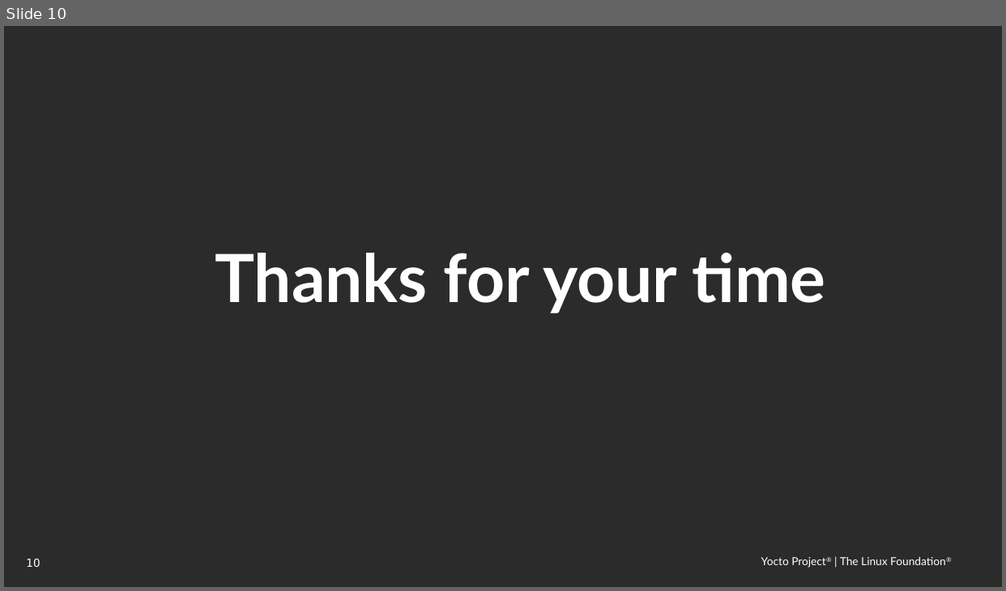
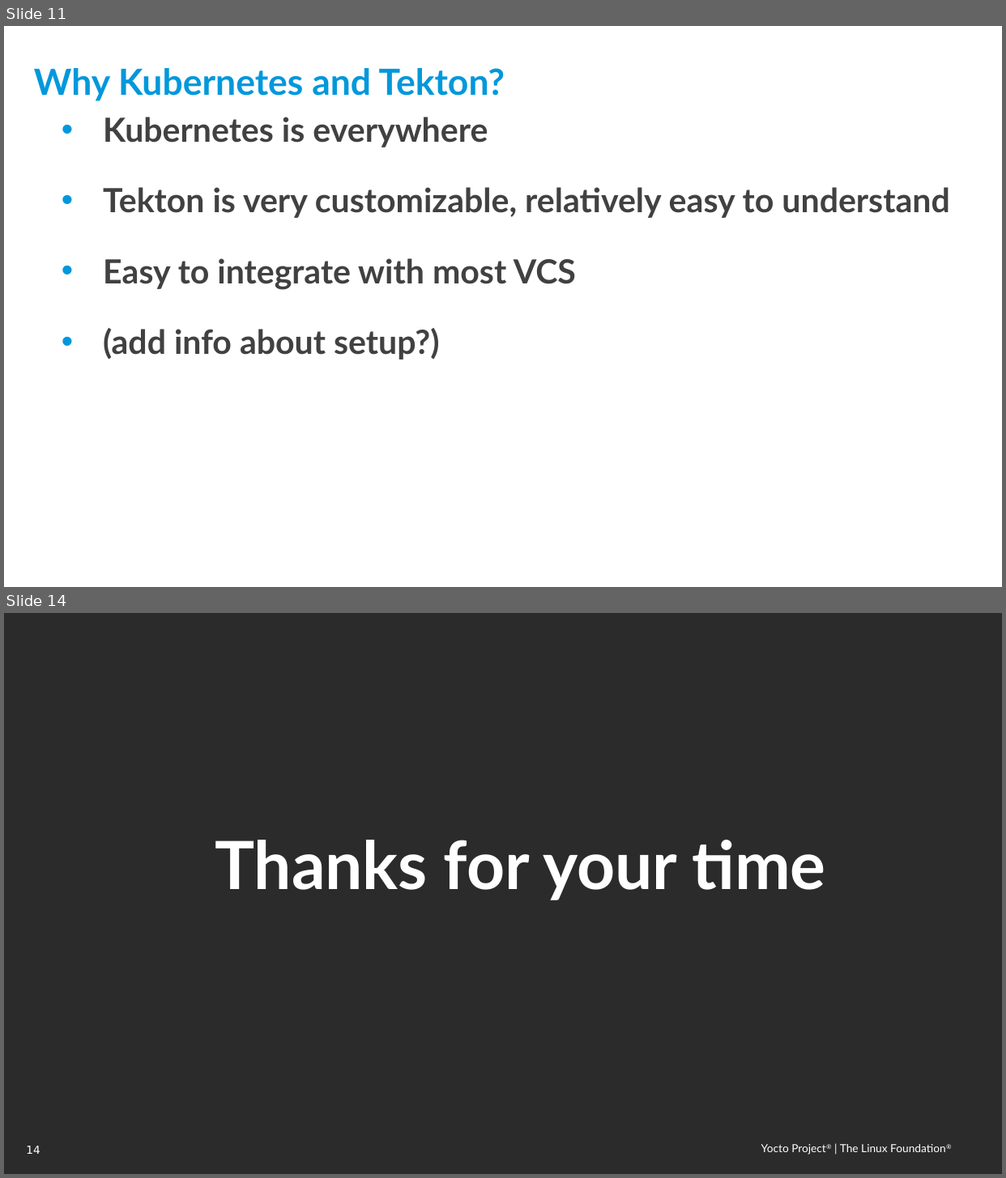
Before and after one commit to threexc/yocto-tekton, a slide deck: yddtalk/YP_DevDay_k8s_tekton.odp. Shown one above the other, each under a label of ours: slide 10 before the commit, slides 11 and 14 after it; the slides between them are not shown. The pictures are 1006x591 and 1006x1178 pixels, drawn with LibreOffice and Linux fonts; fonts in the diff are those of the drawing; background and template pictures are left out; a plain dark background stands for a picture behind light text. Boxes give left, top, right and bottom in pixels: in the first picture for what was removed or moved away, otherwise in the second. Text is boxed around its words. In the diff, an @@ line names an element or a change of style, - is before the commit and + after.

```diff
--- a/yddtalk/YP_DevDay_k8s_tekton.odp
+++ b/yddtalk/YP_DevDay_k8s_tekton.odp
@@ slide 11 added at box(4, 26, 1002, 587), background picture (left out); not listed: 2 template elements that a slide beside it also shows @@
@@ title added at box(34, 68, 505, 101), 26 pt, text #0098DB, bold @@
+Why Kubernetes and Tekton?
@@ text added at box(103, 117, 949, 360), 24 pt, text #414141, bold @@
+• Kubernetes is everywhere
+• Tekton is very customizable, relatively easy to understand
+• Easy to integrate with most VCS
+• (add info about setup?)
@@ what was slide 10 is now slide 14 @@
@@ page number at box(26, 1146, 40, 1154): text changed @@
-10
+14
```
Also in this commit, not shown: 2 slides changed, 6 other slides added, 3 slides removed.
